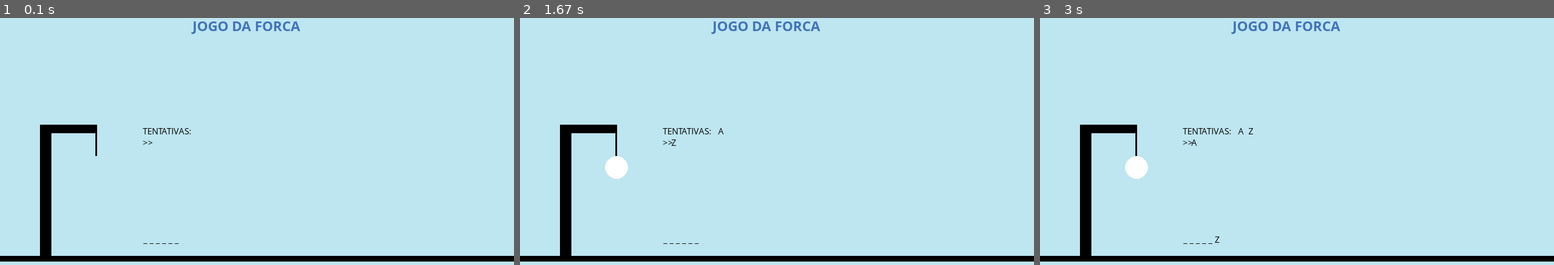
Above: before the commit, frames 1-3 (left to right).
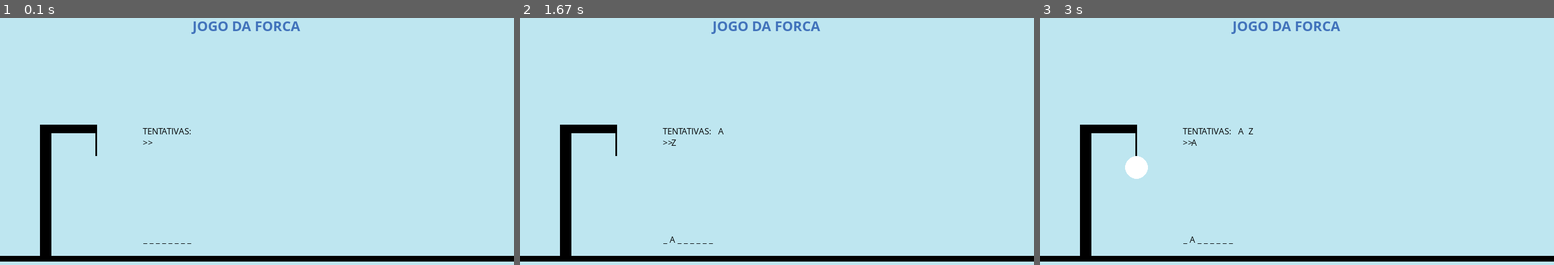
Above: after the commit, the same moments.

Repository: Gust4-Sales/Jogo-da-Forca-PYGAME-
Game: pygame game, started from main.py
The game is run twice, just before and just after one commit, with the same random seed, the same clock (stepped at 60 frames per second) and the same inputs.
Inputs:
- Up to frame 1 (0.1 s): no input
- Up to frame 2 (1.67 s): tap A at 0.33 s; tap Enter at 0.67 s; tap Z at 1 s
- Up to frame 3 (3 s): tap Enter at 2.33 s; tap A at 2.67 s

The runs differ from the first frame. In frame 1, less than 0.1% of the frame differs, in the area x 35-38%, y 91-92%; in frame 2, 0.3%, in the area x 16-38%, y 55-92%; in frame 3, less than 0.1%.

Commit message:
Atualização (Game Funcional)

Diff:
--- a/Boneco.py
+++ b/Boneco.py
@@ -1,16 +1,5 @@
 import pygame as pg
 from Cores import *
-
-
-def game_over(tela):
-    tela.fill(cor_fundo)
-    font_grande = pg.font.SysFont('comicsansms', 26, bold=True)
-    font_pequena = pg.font.SysFont('comicsansms', 16)
-    pg.draw.line(tela, white, (169, 400), (198, 440), 5)
-    eyes = font_pequena.render('x x', 1, black)
-    tela.blit(eyes, (158, 280))
-    final = font_grande.render('GAME OVER', 1, black)
-    tela.blit(final, (375, 200))
 
 
 def boneco(tela, erros):
@@ -44,7 +33,6 @@
     elif erros == 5:
         p_1()
     elif erros == 6:
-        print('perdeu')
         return True
 
     return False
--- a/main.py
+++ b/main.py
@@ -1,6 +1,6 @@
-import pygame as pg
-from Cores import *
-from Boneco import *
+from Game_Over import *
+from Ganhou import *
+import random
 
 pg.init()
 screen = pg.display.set_mode((900, 500))
@@ -8,8 +8,10 @@
 
 
 def palavra_secreta():
-    palavra = 'cuscuz'.upper()
-    return palavra
+    with open('Palavras.txt', 'r') as arq:
+        lista_palavras = arq.readlines()
+        palavra = random.choice(lista_palavras).strip()
+    return palavra.upper()
 
 
 # Tela Padrão que sempre vai ser chamada
@@ -64,7 +66,6 @@
     linhas = font_pequena.render(''.join(lines), 1, black)
     screen.blit(linhas, (250, 410))
     if '_ ' not in lines:
-        print('ganhou')
         return True
 
     return False
@@ -83,10 +84,12 @@
         tela_fixa(cor_fundo)
         entrada(chute)
         tentativas()
-        done = underscore(palavra)
+        ganhou = underscore(palavra)
+        if ganhou:
+            return 1, palavra
         perdeu = boneco(screen, erros)
         if perdeu:
-            done = True
+            return 0, palavra
 
         # Checa os eventos in game
         for event in pg.event.get():
@@ -110,4 +113,10 @@
                         chute = chute[:-1]
         pg.display.update()
 
-game()
+resultado, palavra = game()
+if resultado == 0:
+    print('perdeu')
+    over(screen, palavra)
+else:
+    print('ganhou')
+    win(screen, palavra)
